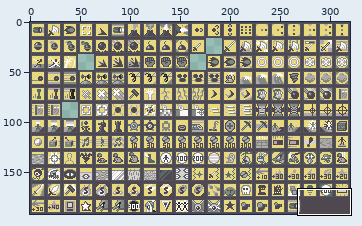
A sprite sheet gets an edit: chip icons.png. The picture above shows the old version from afar; the outline marks the close-up.
Close-up. Before the edit:
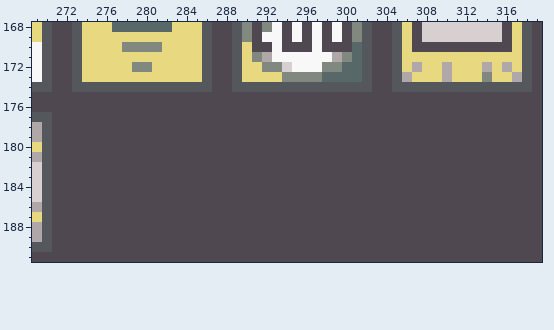
The file is 320x192 pixels. Colours within 5 levels of each other are drawn and written as one. Shown: x 269..319, y 168..191. The commit also changed other parts of the picture, which this record leaves out.
Now the later version:
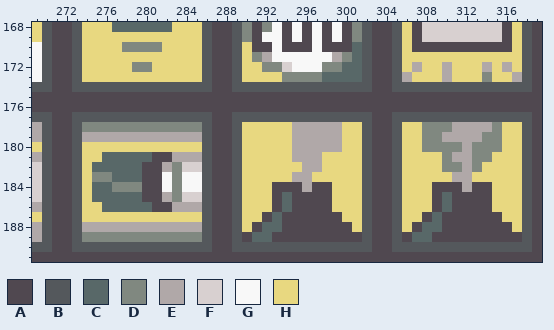
Palette (. is transparent): A #504850  B #54585c  C #586868  D #808880  E #b0a8a8  F #d8d0d0  G #f8f8f8  H #e8d880
From old to new:
Changed rows in their new state; - is an unchanged pixel.
first column x 273:
177 BBBBBBBBBBBBBB--BBBBBBBBBBBBBB--BBBBBBBBBBBBBB
178 BDDDDDDDDDDDDB--BHHHHHEEEEEHHB--BHHDDDEEEEDHHB
179 BEEEEEEEEEEEEB--BHHHHHEEEEEHHB--BHHDDEEEEDDHHB
180 BHHHHHHHHHHHHB--BHHHHHEEEEEHHB--BHHDDDDEDDDHHB
181 BHHCCCCC--EEEB--BHHHHHEEEHHHHB--BHHHHDEEDDHHHB
182 BHCCCCC--EDFFB--BHHHHHHEEHHHHB--BHHHHDDEDHHHHB
183 BHDDCCC--GDGGB--BHHHHHEEHHHHHB--BHHHHHEEHHHHHB
184 BHCCDDD--GDGGB--BHHH---E--HHHB--BHHH---E--HHHB
185 BHCCCCC--EDFFB--BHHH-C----HHHB--BHHH-C----HHHB
186 BHHCCCCC--EEEB--BHHH-C----HHHB--BHHH-C----HHHB
187 BHHHHHHHHHHHHB--BHH-C------HHB--BHH-C------HHB
188 BEEEEEEEEEEEEB--BH-CC-------HB--BH-CC-------HB
189 BDDDDDDDDDDDDB--B-CC---------B--B-CC---------B
190 BBBBBBBBBBBBBB--BBBBBBBBBBBBBB--BBBBBBBBBBBBBB
Pixel boxes of the changes (left, top, right, bottom) in both close-ups:
changed: (72, 112, 532, 252)
